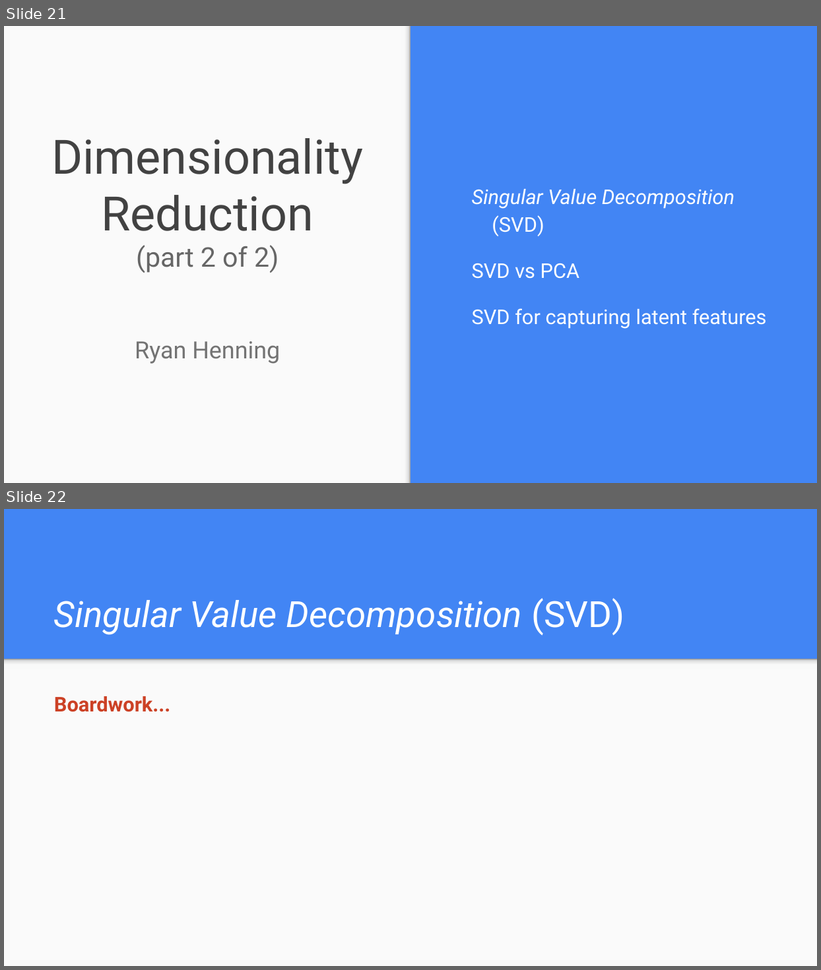
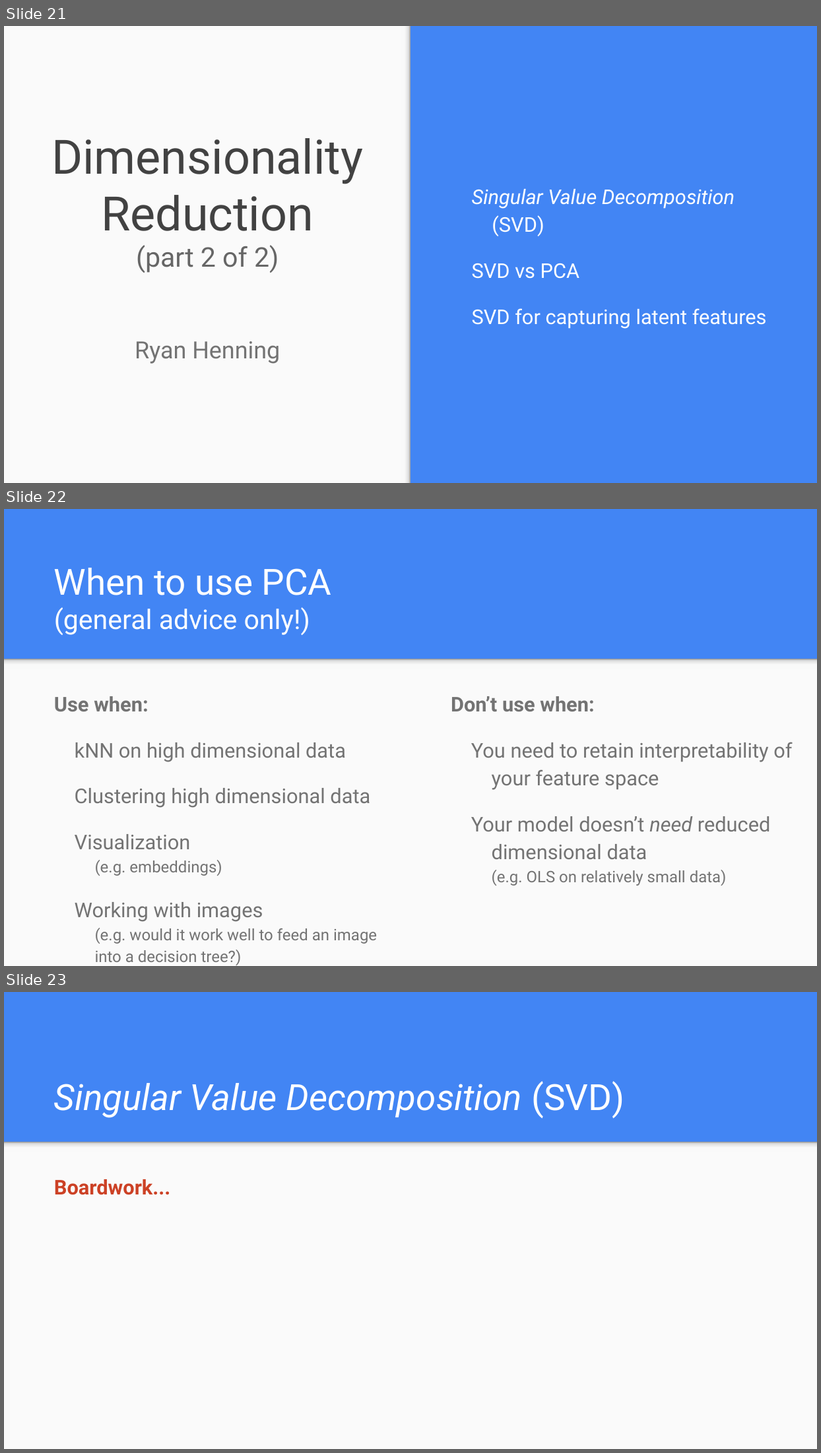
Before and after one commit to wmarshall484/DSI_LECTURES_2, a slide deck: dimensionality-reduction/ryan_henning/Dimensionality Reduction.pptx. Shown one above the other, each under a label of ours: slides 21 and 22 before the commit, slides 21, 22 and 23 after it. The pictures are 821x970 and 821x1453 pixels, drawn with LibreOffice and Linux fonts; fonts in the diff are those of the drawing. Boxes give left, top, right and bottom in pixels: in the first picture for what was removed or moved away, otherwise in the second. Text is boxed around its words. In the diff, an @@ line names an element or a change of style, - is before the commit and + after.

Commit message:
Update Ryan's dimensionality reduction slides

```diff
--- a/dimensionality-reduction/ryan_henning/Dimensionality Reduction.pptx
+++ b/dimensionality-reduction/ryan_henning/Dimensionality Reduction.pptx
@@ slide 22 added at <box>4,509,817,966</box>, background #4285F4; not listed: 2 template elements that a slide beside it also shows @@
@@ title added at <box>54,568,332,635</box>, 24 pt, text #FFFFFF @@
+When to use PCA
+(general advice only!)
@@ text added at <box>54,696,377,966</box>, 18 pt, text #737373 @@
+Use when:
+kNN on high dimensional data
+Clustering high dimensional data
+Visualization
+(e.g. embeddings)
+Working with images
+(e.g. would it work well to feed an image into a decision tree?)
@@ text added at <box>451,696,792,886</box>, 18 pt, text #737373 @@
+Don’t use when:
+You need to retain interpretability of your feature space
+Your model doesn’t need reduced dimensional data
+(e.g. OLS on relatively small data)
@@ what was slide 22 is now slide 23 @@
```
Also in this commit, not shown: 6 slides changed, 1 other file.
